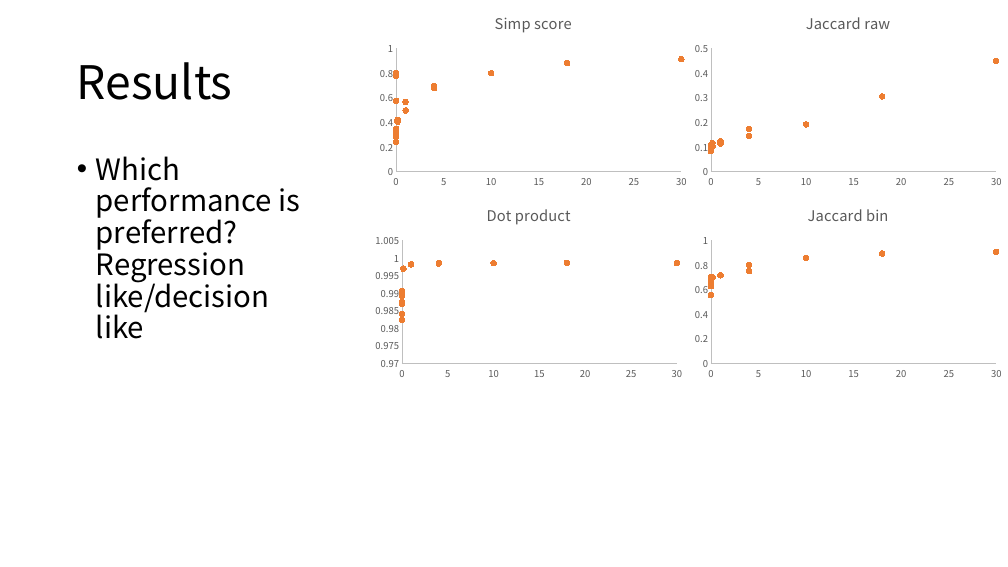
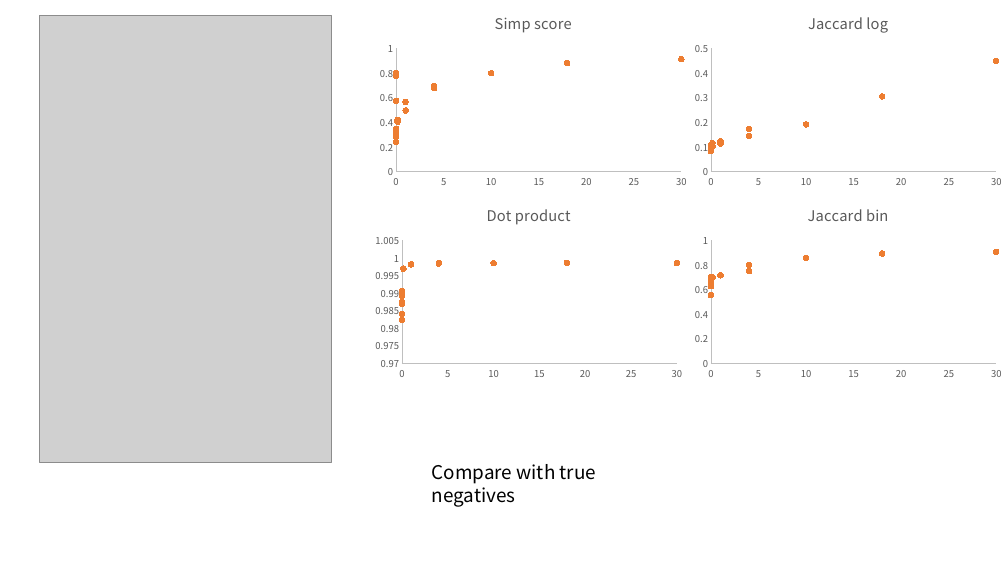
Before and after one commit to XiminHu/mass-suite, a slide deck: slide 7 of doc/20210316_CR.pptx (slide 5 before the commit). Drawn at 1008x567 pixels with LibreOffice and Linux fonts; fonts in the diff are those of the drawing; grey boxes stand for pictures. Boxes give left, top, right and bottom in pixels: in the first picture for what was removed or moved away, otherwise in the second. Text is boxed around its words. In the diff, an @@ line names an element or a change of style, - is before the commit and + after.

```diff
--- a/doc/20210316_CR.pptx
+++ b/doc/20210316_CR.pptx
@@ picture added at box(39, 16, 331, 463) @@
@@ scatter chart at box(689, 0, 1008, 192) @@
@@ title "Jaccard raw " to "Jaccard log " @@
@@ title removed at box(77, 62, 233, 100) @@
-Results
@@ text removed at box(96, 156, 301, 339) @@
-• Which performance is preferred? Regression like/decision like
@@ text added at box(432, 464, 596, 507), 18 pt, text #000000 @@
+Compare with true negatives
```
Also in this commit, not shown: 6 other slides changed, 3 slides added, 6 other files.
